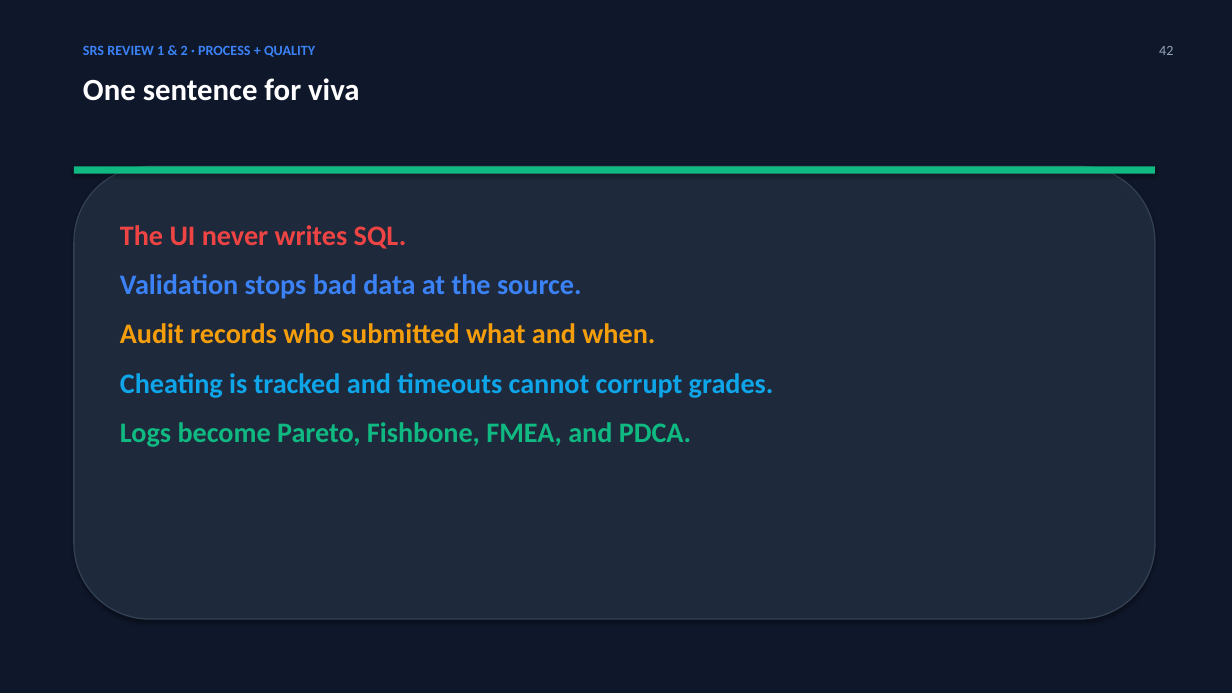
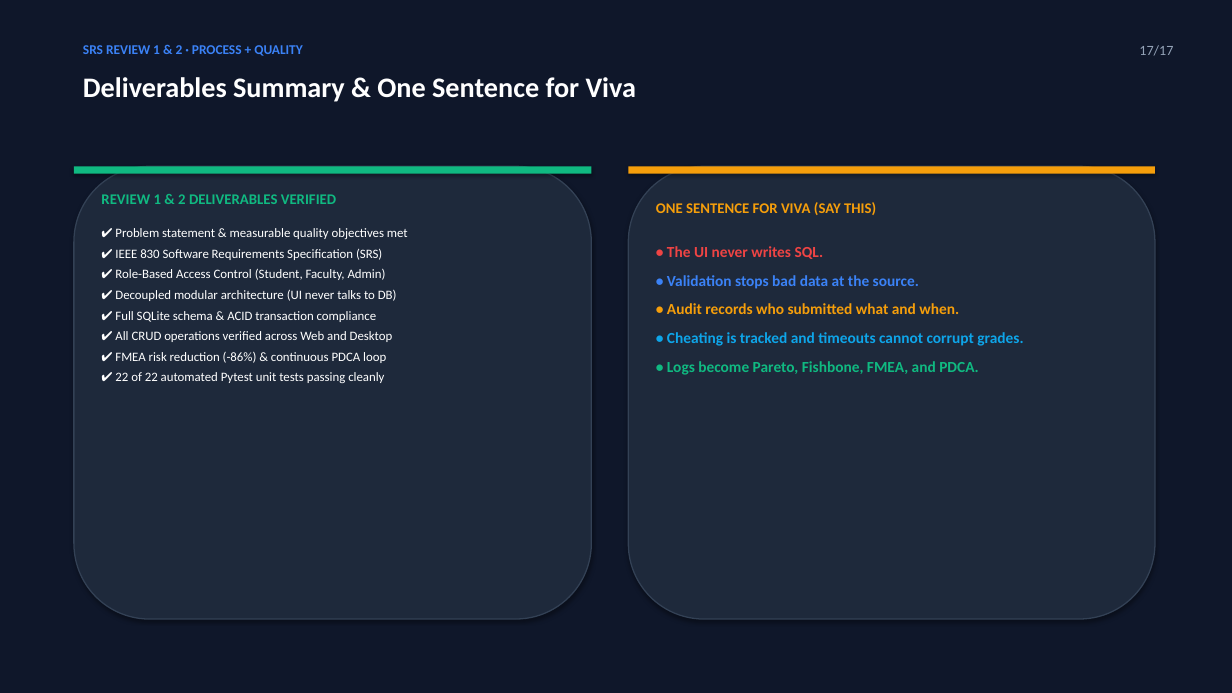
Before and after one commit to Vanshika071417/Online_Quiz_System, a slide deck: slide 17 of QuizSphere_Master_Review_1_and_2.pptx (slide 42 before the commit). Drawn at 1232x693 pixels with LibreOffice and Linux fonts; fonts in the diff are those of the drawing. Boxes give left, top, right and bottom in pixels: in the first picture for what was removed or moved away, otherwise in the second. Text is boxed around its words. In the diff, an @@ line names an element or a change of style, - is before the commit and + after.

Commit message:
docs: streamline presentation to compact 17 slides covering all Review 1 and 2 topics

```diff
--- a/QuizSphere_Master_Review_1_and_2.pptx
+++ b/QuizSphere_Master_Review_1_and_2.pptx
@@ text "SRS REVIEW 1 & 2 ..." at [83,45,302,56]: size 11 to 10.5 pt @@
@@ text at [1139,45,1173,55]: text changed @@
-42
+17/17
@@ text at [83,77,636,102]: text changed; size 24 to 22 pt @@
-One sentence for viva
+Deliverables Summary & One Sentence for Viva
@@ rounded rectangle: place and size @@
-rounded rectangle at [74,166,1155,619]
+rounded rectangle at [74,166,592,619]
@@ rectangle: place and size @@
-rectangle at [74,166,1155,174]
+rectangle at [74,166,592,174]
@@ rounded rectangle added at [628,166,1155,619], fill #1E293B, outline #334155 1 pt @@
@@ rectangle added at [628,166,1155,174], fill #F59E0B @@
@@ text added at [101,194,408,383], 10 pt, text #FFFFFF @@
+REVIEW 1 & 2 DELIVERABLES VERIFIED
+✔ Problem statement & measurable quality objectives met
+✔ IEEE 830 Software Requirements Specification (SRS)
+✔ Role-Based Access Control (Student, Faculty, Admin)
+✔ Decoupled modular architecture (UI never talks to DB)
+✔ Full SQLite schema & ACID transaction compliance
+✔ All CRUD operations verified across Web and Desktop
+✔ FMEA risk reduction (-86%) & continuous PDCA loop
+✔ 22 of 22 automated Pytest unit tests passing cleanly
@@ text at [656,202,1023,375]: text changed; size 22 to 12 pt; text colour #0EA5E9 to #F59E0B @@
-The UI never writes SQL.
-Validation stops bad data at the source.
-Audit records who submitted what and when.
-Cheating is tracked and timeouts cannot corrupt grades.
-Logs become Pareto, Fishbone, FMEA, and PDCA.
+ONE SENTENCE FOR VIVA (SAY THIS)
+• The UI never writes SQL.
+• Validation stops bad data at the source.
+• Audit records who submitted what and when.
+• Cheating is tracked and timeouts cannot corrupt grades.
+• Logs become Pareto, Fishbone, FMEA, and PDCA.
```
Also in this commit, not shown: 7 other slides changed, 9 slides added, 34 slides removed, 4 other files.
